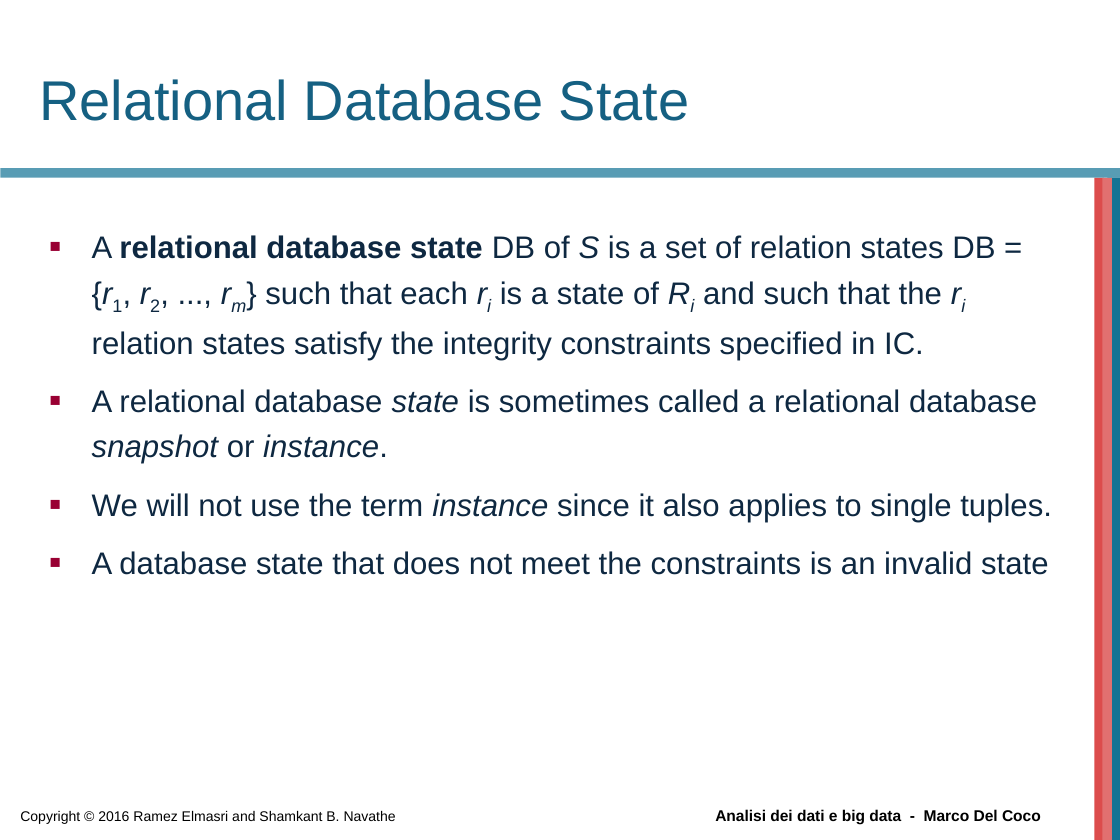
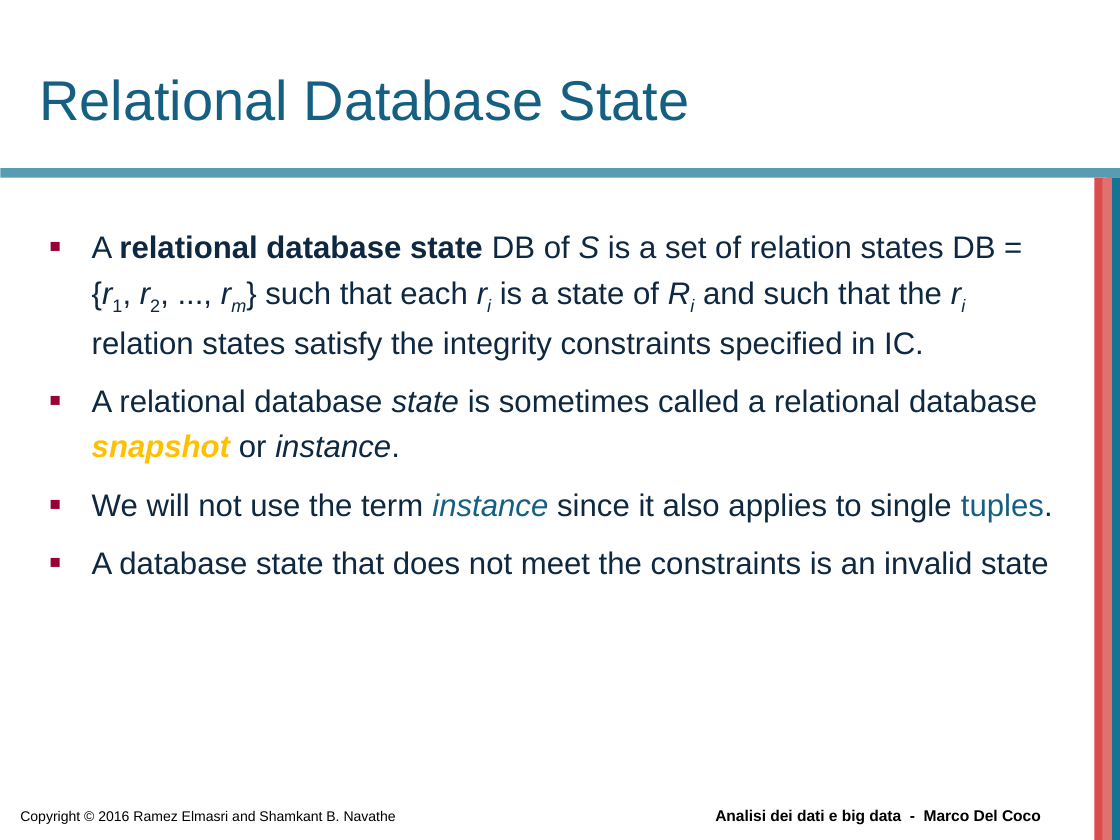
Before and after one commit to beppe2hd/AnalisiDati_BigData, a slide deck: slide 28 of materials/Chapter05.ppt. Drawn at 1120x840 pixels with LibreOffice and Linux fonts; fonts in the diff are those of the drawing; background and template pictures are left out. Boxes give left, top, right and bottom in pixels: in the first picture for what was removed or moved away, otherwise in the second. Text is boxed around its words. In the diff, an @@ line names an element or a change of style, - is before the commit and + after.

```diff
--- a/materials/Chapter05.ppt
+++ b/materials/Chapter05.ppt
@@ text at (x1=92, y1=389, x2=1053, y2=522): text colour #0E2841 to #FFC000, bold on in "snapshot"; text colour #0E2841 to #156082 in "instance tuples." @@
```
Also in this commit, not shown: 11 other slides changed, 2 slides removed.
